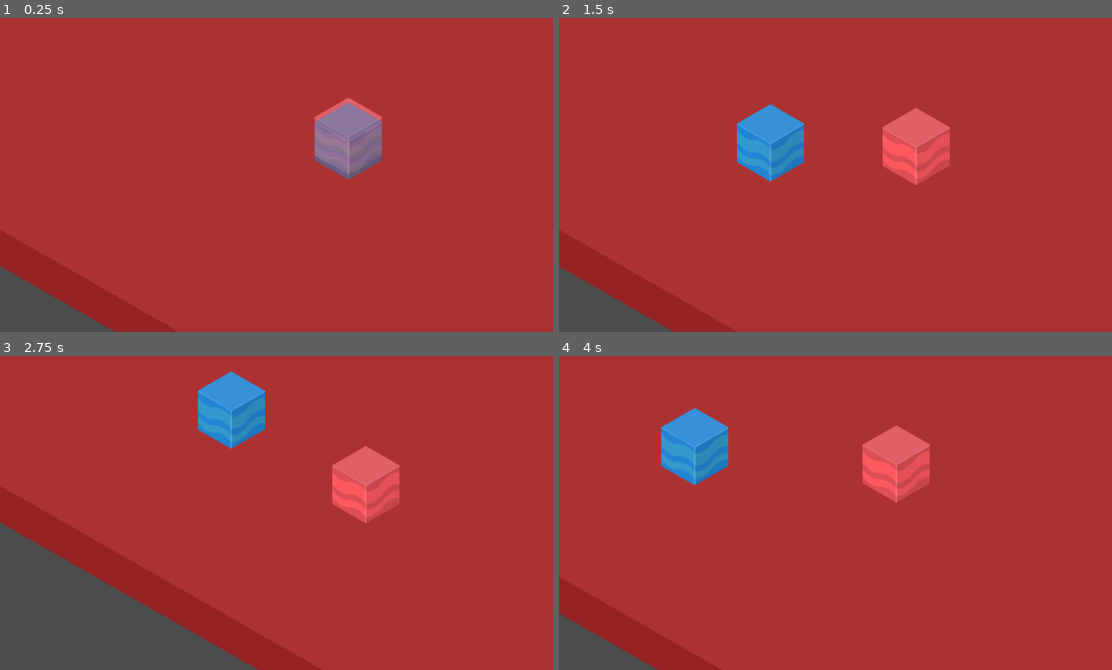
Above: before the commit, frames 1-4 (two rows, left to right).
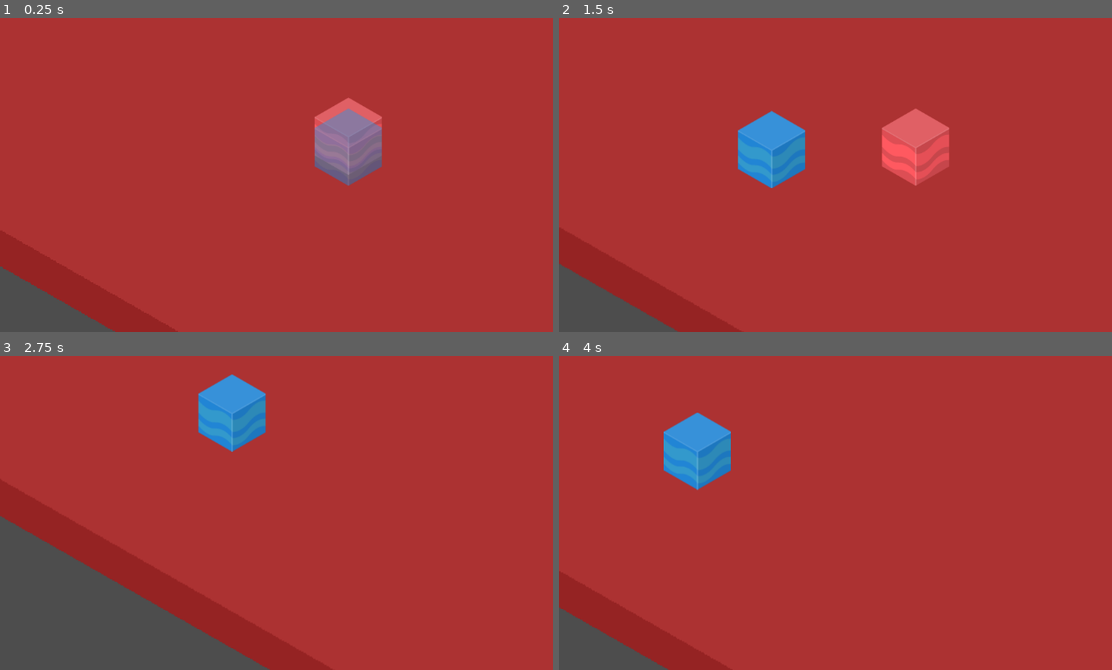
Above: after the commit, the same moments.

Repository: chamerlish/gamble-game-jam
Game: Godot game, scene res://Scenes/world.tscn
The game is run twice, just before and just after one commit, with the same random seed, the same clock (stepped at 60 frames per second) and the same inputs.
Inputs (mouse positions are in pixels of both pictures, inside the frame that each line leads up to):
- Up to frame 1 (0.25 s): no input
- Up to frame 2 (1.5 s): tap Enter (ui_accept) at 0.5, 0.6, 0.77, 1.07 s; move the mouse to (1062, 115) at 0.52 s; hold Right (ui_right) 0.53-1.28 s; move the mouse to (769, 156) at 1.27 s; hold Down (ui_down) from 1.28 s (still down); click (769, 156) at 1.35 s
- Up to frame 3 (2.75 s): tap Enter (ui_accept) at 1.52, 1.55, 1.82, 2.1 s; move the mouse to (420, 387) at 2.02 s; release Down (ui_down) at 2.03 s; hold Right (ui_right) from 2.03 s (still down)
- Up to frame 4 (4 s): move the mouse to (874, 553) at 2.77 s; release Right (ui_right) at 2.78 s; hold Up (ui_up) 2.78-3.53 s; click (874, 553) at 2.85 s; tap Enter (ui_accept) at 3.02, 3.05, 3.32, 3.6, 3.77 s; move the mouse to (outside the picture) at 3.52 s; hold Left (ui_left) from 3.53 s (still down)

The runs differ from the first frame. In frame 1, 0.5% of the frame differs, in the area x 56-70%, y 26-54%; in frame 2, 1.1%; in frame 3, 3.7%, in the area x 0-73%, y 5-100%; in frame 4, 3.3%.

Commit message:
no idea what i changed here

Diff:
--- a/Scenes/machine.tscn
+++ b/Scenes/machine.tscn
@@ -6,6 +6,11 @@
 [node name="Machine" type="StaticBody2D"]
 y_sort_enabled = true
 script = ExtResource("1_h612m")
+placed = null
+sprite = null
+machine_name = null
+odds_of_winning = null
+prize_money = null
 
 [node name="Sprite2D" type="Sprite2D" parent="."]
 texture = ExtResource("1_xuuum")
--- a/Scenes/world.tscn
+++ b/Scenes/world.tscn
@@ -61,4 +61,5 @@
 
 [node name="Machine" parent="." node_paths=PackedStringArray("player") instance=ExtResource("3_5a7ea")]
 position = Vector2(165, 64)
+placed = false
 player = NodePath("../Player")
--- a/Scripts/global.gd
+++ b/Scripts/global.gd
@@ -1,10 +1,12 @@
 extends Node
 
 const RATIO: Vector2i = Vector2i(7, 8)
-const TILE_SIZE: Vector2 = Vector2(56, 34)
+const TILE_SIZE: Vector2 = Vector2(56, 36.5)
 
 const GRID_SIZE: Vector2 = Vector2(112, 128)
 const HALF_GRID = GRID_SIZE / 2
+
+var night = false
 
 func cartesian_to_isometric(cartesian: Vector2) -> Vector2:
 	var iso = Vector2()
--- a/Scripts/machine.gd
+++ b/Scripts/machine.gd
@@ -1,4 +1,4 @@
-extends StaticBody2D
+extends Machine
 
 @export var placed: bool
 @export var player: CharacterBody2D
--- a/Scripts/machine_res.gd
+++ b/Scripts/machine_res.gd
@@ -1,9 +1,9 @@
-extends Resource
+extends StaticBody2D
 
 
 class_name Machine
 
-@export var sprite: CompressedTexture2D
-@export var name: String
+@export var texture: CompressedTexture2D
+@export var machine_name: String
 @export var odds_of_winning: float
 @export var prize_money: int
--- a/Scripts/player.gd
+++ b/Scripts/player.gd
@@ -6,12 +6,25 @@
 @export var player_camera: Camera2D
 @export var camera_follow_speed := 5.0
 
+var machine_scene = preload("res://Scenes/machine.tscn").instantiate()
+
 
 func _ready() -> void:
 	player_camera.global_position = global_position
 
 
 func _physics_process(delta: float) -> void:
+
+	if Global.night:
+		night_mode()
+	else:
+		$Sprite2D.show()
+
+	if Input.is_action_just_pressed("ui_accept"):
+		Global.night = not Global.night
+
+
+
 	var input_dir := Vector2(
 		Input.get_axis("ui_left", "ui_right"),
 		Input.get_axis("ui_up", "ui_down")
@@ -34,3 +47,6 @@
 		global_position,
 		camera_follow_speed * delta
 	)
+
+func night_mode():
+	$Sprite2D.hide()
